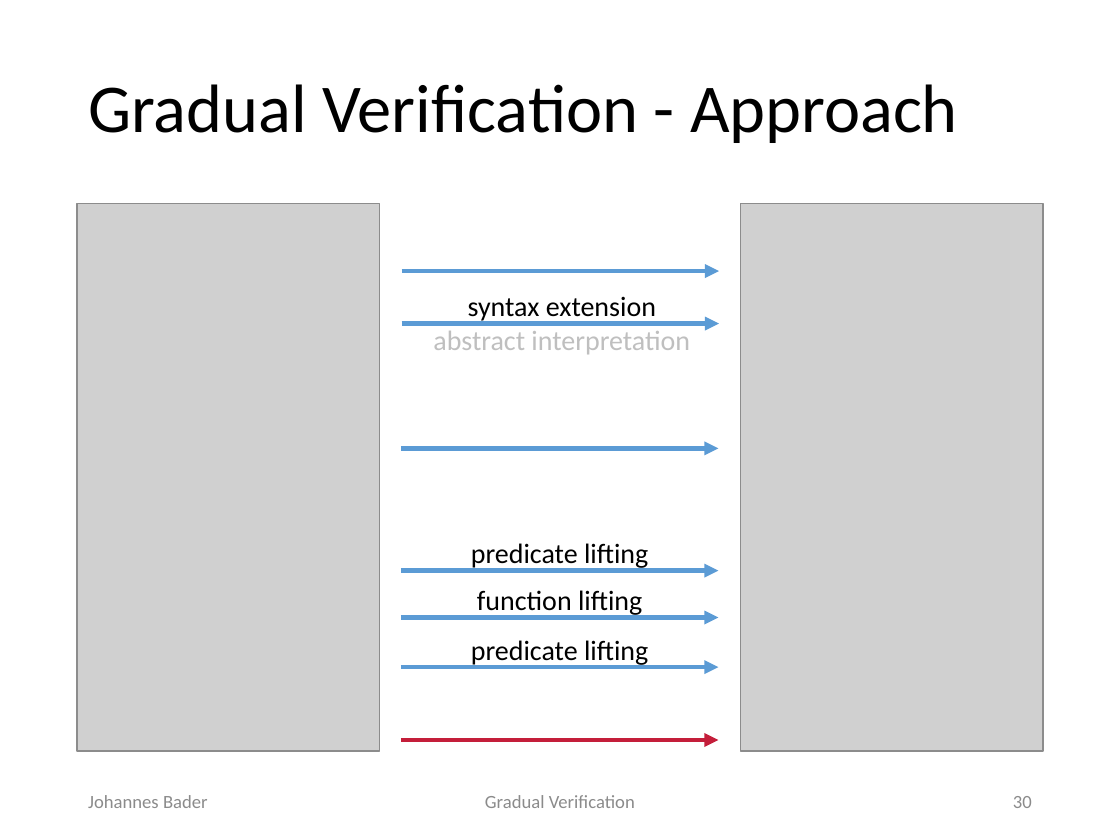
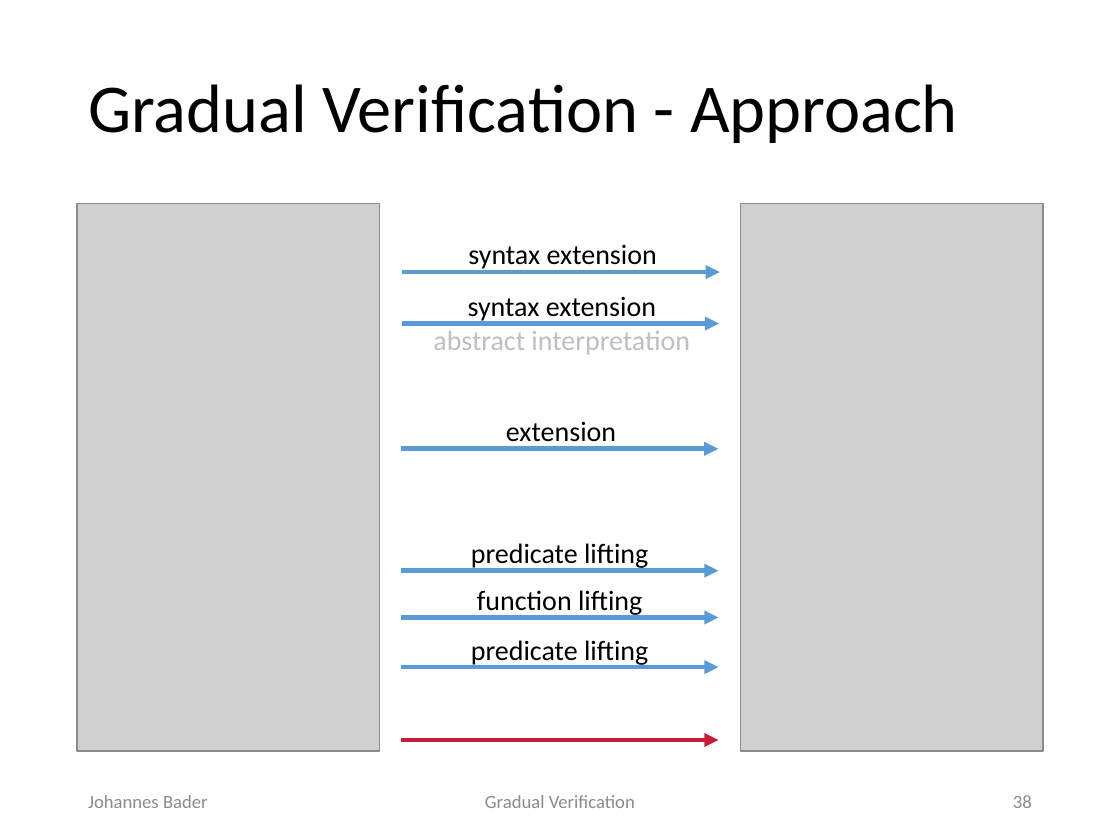
Before and after one commit to olydis/GradVerThesis, a slide deck: slide 38 of presentation/PLunch.pptx (slide 30 before the commit). Drawn at 1120x840 pixels with LibreOffice and Linux fonts; fonts in the diff are those of the drawing; grey boxes stand for pictures. Boxes give left, top, right and bottom in pixels: in the first picture for what was removed or moved away, otherwise in the second. Text is boxed around its words. In the diff, an @@ line names an element or a change of style, - is before the commit and + after.

```diff
--- a/presentation/PLunch.pptx
+++ b/presentation/PLunch.pptx
@@ text added at (x1=468, y1=245, x2=657, y2=271), 18 pt, text #000000 @@
+syntax extension
@@ text added at (x1=506, y1=421, x2=616, y2=448), 18 pt, text #000000 @@
+extension
@@ page number at (x1=1013, y1=795, x2=1032, y2=808): text changed @@
-30
+38
```
Also in this commit, not shown: 13 other slides changed, 8 slides added.
